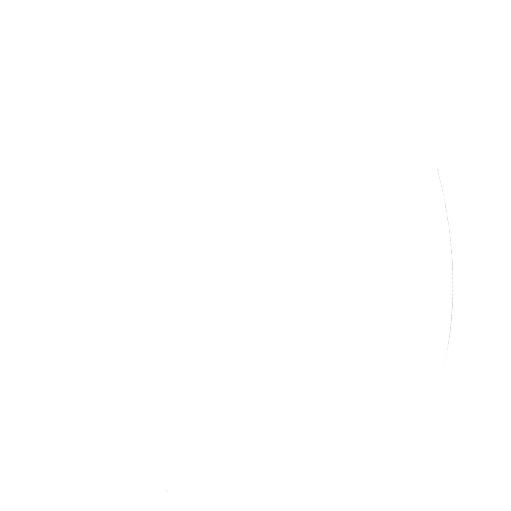
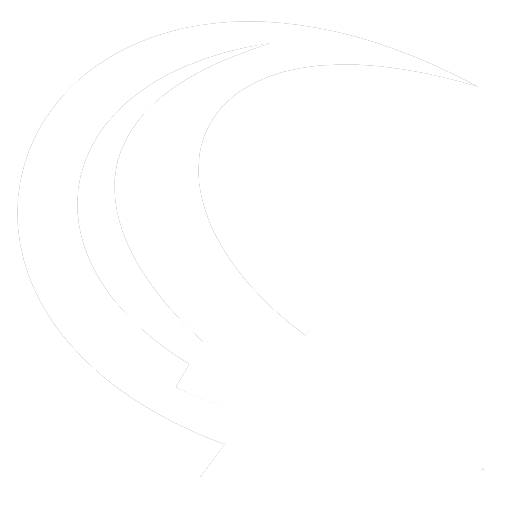
Comparing the layer stacks of the two 511 × 511 images. Changes:
removed group "Throw" (1st of 2) (5 layers) over (17, 21, 485, 493)
removed layer "Shape 1" from group "Throw" over (287, 23, 479, 205)
removed layer "Layer 3" from group "Throw" over (17, 212, 313, 469)
hid "Throw", moved it out of group "Throw", painted on it over (17, 21, 485, 493)
showed "Recall", painted on it over (17, 21, 485, 493)